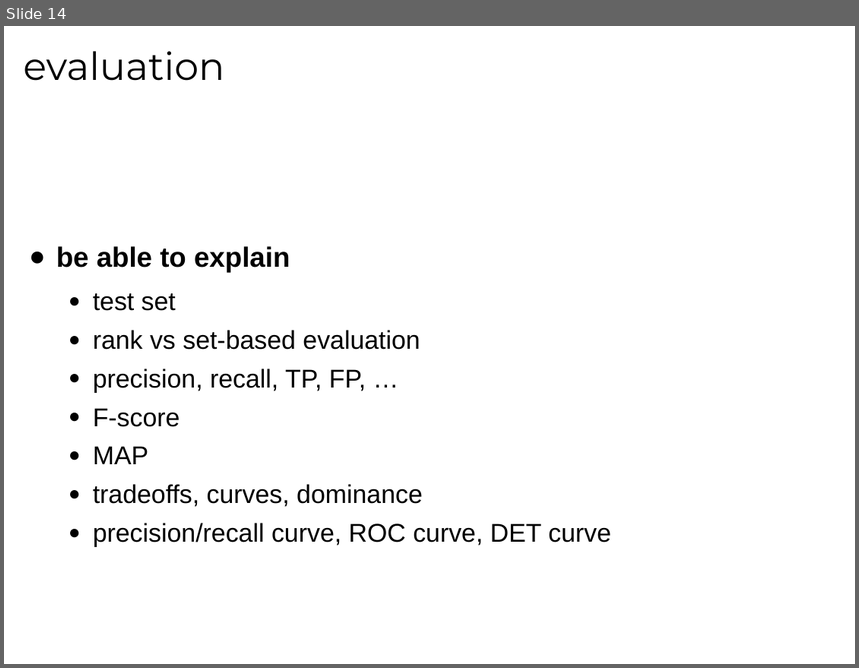
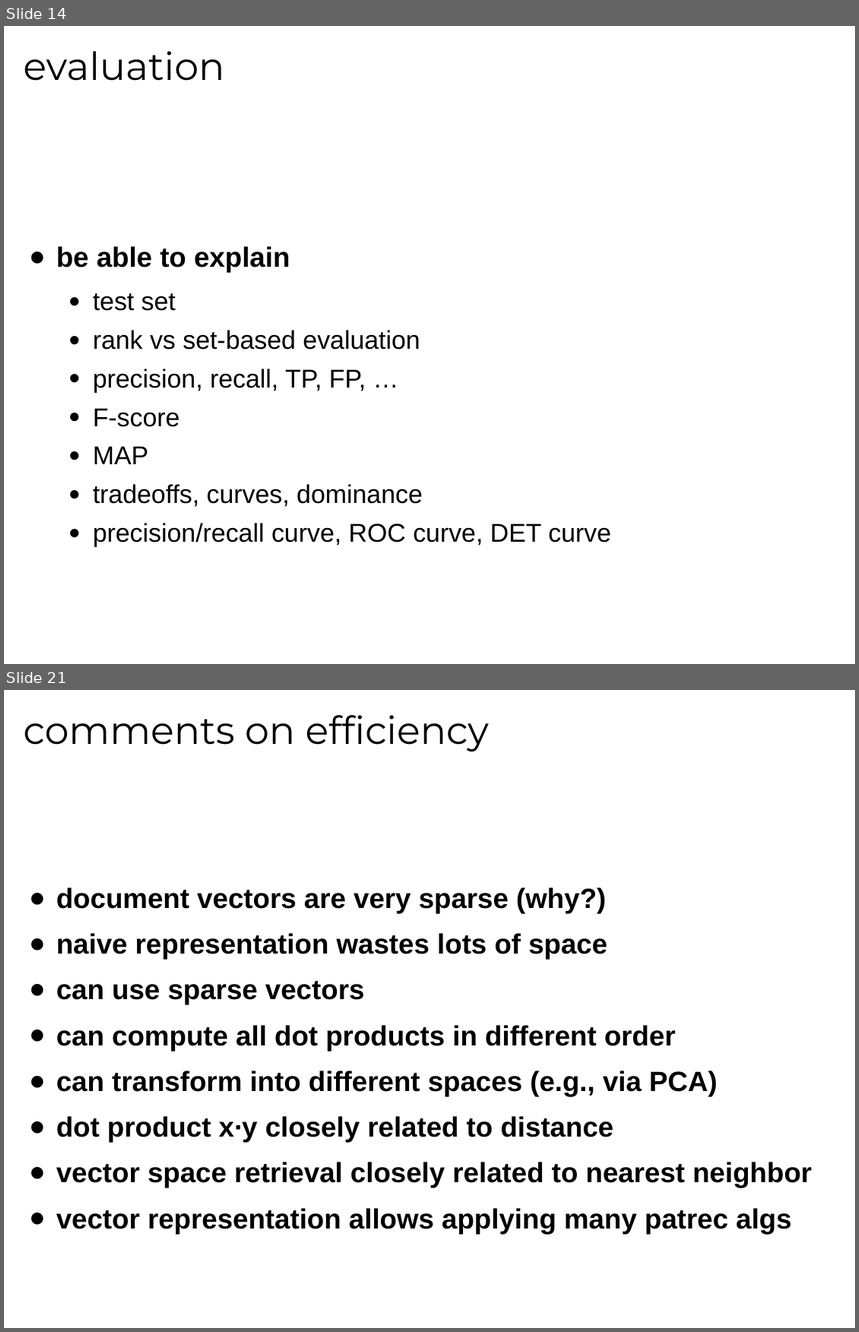
Before and after one commit to tmbdev-teaching/teaching-mmir, a slide deck: 01-ir.odp. Shown one above the other, each under a label of ours: slide 14 before the commit, slides 14 and 21 after it; the slides between them are not shown. The pictures are 859x668 and 859x1332 pixels, drawn with LibreOffice and Linux fonts; fonts in the diff are those of the drawing. Boxes give left, top, right and bottom in pixels: in the first picture for what was removed or moved away, otherwise in the second. Text is boxed around its words. In the diff, an @@ line names an element or a change of style, - is before the commit and + after.

```diff
--- a/01-ir.odp
+++ b/01-ir.odp
@@ slide 21 added at (4, 690, 855, 1328), background #FFFFFF @@
@@ title added at (23, 715, 489, 752), 36 pt, text #000000 @@
+comments on efficiency
@@ text added at (56, 888, 812, 1234), 26 pt, text #000000, bold @@
+● document vectors are very sparse (why?)
+● naive representation wastes lots of space
+● can use sparse vectors
+● can compute all dot products in different order
+● can transform into different spaces (e.g., via PCA)
+● dot product x∙y closely related to distance
+● vector space retrieval closely related to nearest neighbor
+● vector representation allows applying many patrec algs
```
Also in this commit, not shown: 11 other slides added.
